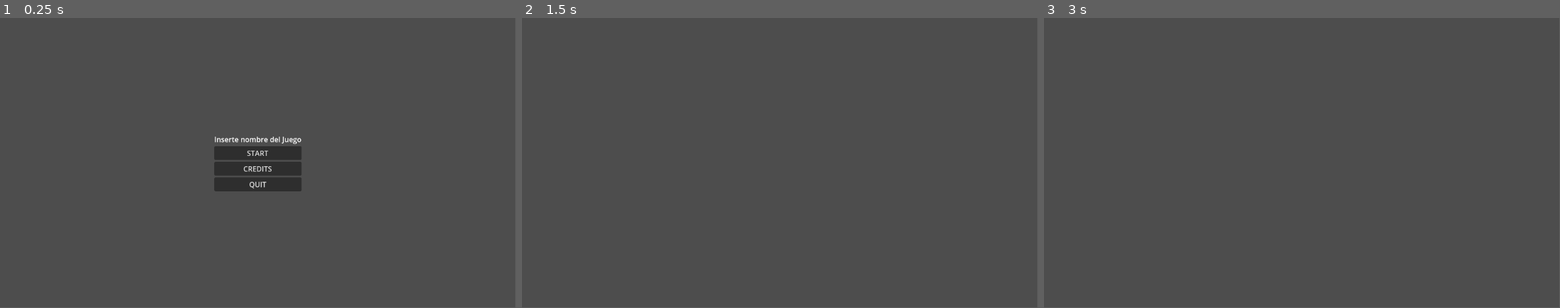
Above: before the commit, frames 1-3 (left to right).
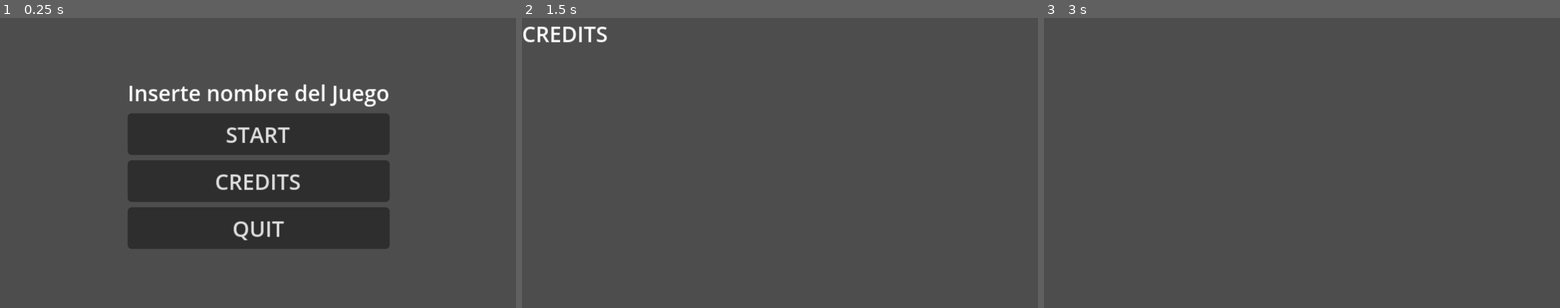
Above: after the commit, the same moments.

Repository: Cisterna-O/Juego-Proyecto-Raise-the-Sun-Interactive
Game: Godot game, scene res://scenes/main_menu.tscn
The game is run twice, just before and just after one commit, with the same random seed, the same clock (stepped at 60 frames per second) and the same inputs. Before the commit the project has no main scene; this scene is started directly in both runs.
Inputs:
- Up to frame 1 (0.25 s): no input
- Up to frame 2 (1.5 s): click "CREDITS" at 0.5 s; tap Enter at 1.25 s
- Up to frame 3 (3 s): tap Space at 2 s; click "START" at 2.75 s
In our replay, the window is 799x449 before the commit and 800x450 after it. These sizes can differ from the game's own. Grey fills any space a smaller window leaves; there, only what the larger window draws over its background counts as a difference.

The runs differ from the first frame. In frame 1, 21% of the frame differs, in the area x 24-76%, y 22-80%; in frame 2, 0.5%; in frame 3, only the window size differs.

Commit message:
correccion pequeño bug

Diff:
--- a/raise-the-sun-interactive-juego/project.godot
+++ b/raise-the-sun-interactive-juego/project.godot
@@ -11,8 +11,17 @@
 [application]
 
 config/name="Raise the Sun Interactive Juego"
+run/main_scene="uid://7fv3swlq3ehn"
 config/features=PackedStringArray("4.5", "Forward Plus")
 config/icon="res://icon.svg"
+
+[display]
+
+window/size/viewport_width=384
+window/size/viewport_height=216
+window/size/window_width_override=1280
+window/size/window_height_override=720
+window/stretch/mode="canvas_items"
 
 [input]
 
--- a/raise-the-sun-interactive-juego/scenes/credits.tscn
+++ b/raise-the-sun-interactive-juego/scenes/credits.tscn
@@ -13,14 +13,9 @@
 
 [node name="RichTextLabel" type="RichTextLabel" parent="."]
 layout_mode = 1
-anchors_preset = 8
-anchor_left = 0.5
-anchor_top = 0.5
-anchor_right = 0.5
-anchor_bottom = 0.5
-offset_left = -20.0
-offset_top = -20.0
-offset_right = 20.0
-offset_bottom = 20.0
+anchors_preset = 15
+anchor_right = 1.0
+anchor_bottom = 1.0
 grow_horizontal = 2
 grow_vertical = 2
+text = "CREDITS"
--- a/raise-the-sun-interactive-juego/scenes/hito_1.tscn
+++ b/raise-the-sun-interactive-juego/scenes/hito_1.tscn
@@ -3,7 +3,6 @@
 [ext_resource type="PackedScene" uid="uid://bla1n0p6h7k8e" path="res://scenes/pause_menu.tscn" id="1_0h1ha"]
 
 [sub_resource type="WorldBoundaryShape2D" id="WorldBoundaryShape2D_wq1nc"]
-distance = -3.0
 
 [sub_resource type="WorldBoundaryShape2D" id="WorldBoundaryShape2D_4typ4"]
 
@@ -12,7 +11,7 @@
 [node name="StaticBody2D" type="StaticBody2D" parent="."]
 
 [node name="CollisionShape2DInferiro" type="CollisionShape2D" parent="StaticBody2D"]
-position = Vector2(265, 640)
+position = Vector2(132, 214)
 shape = SubResource("WorldBoundaryShape2D_wq1nc")
 
 [node name="CollisionShape2DLateral" type="CollisionShape2D" parent="StaticBody2D"]
@@ -20,3 +19,4 @@
 shape = SubResource("WorldBoundaryShape2D_4typ4")
 
 [node name="PauseMenu" parent="." instance=ExtResource("1_0h1ha")]
+process_mode = 3
